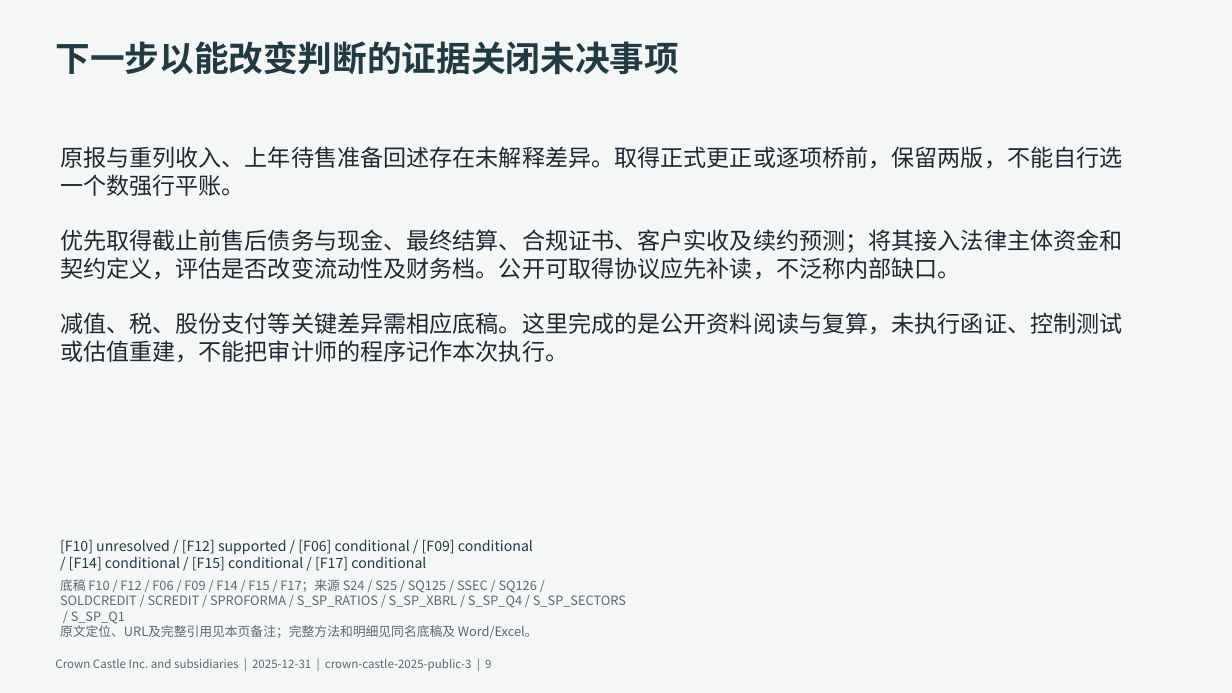
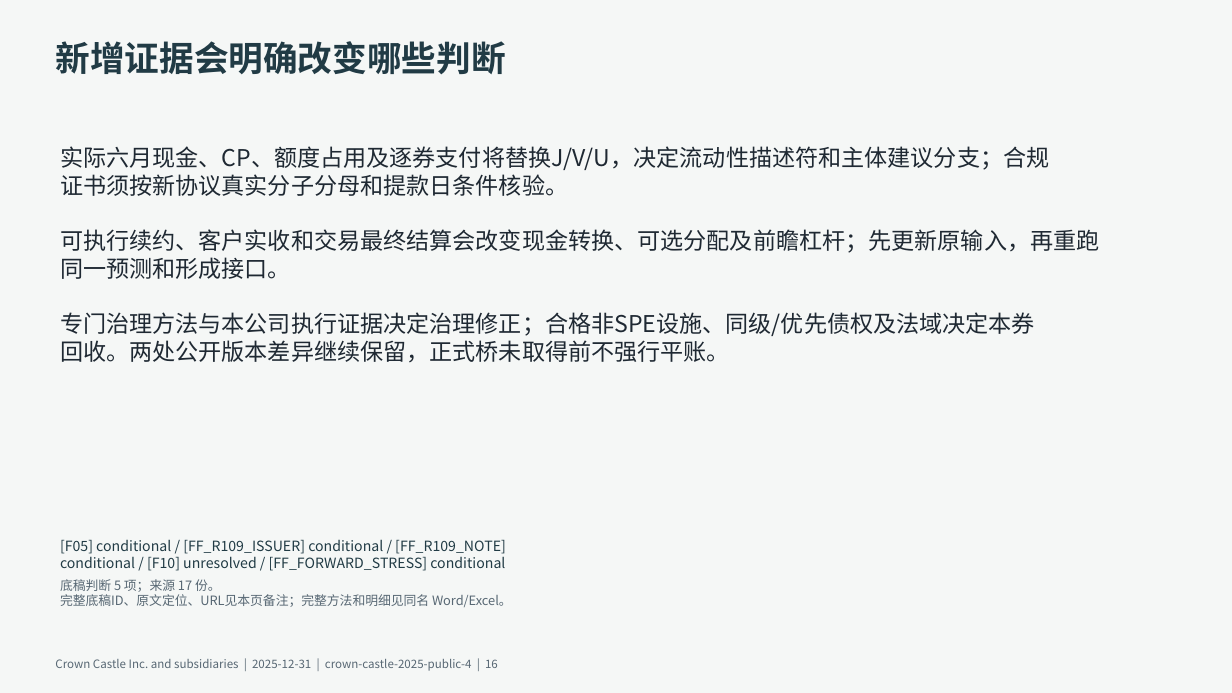
Before and after one commit to qingkongwanli0l/annual-report-analysis, a slide deck: slide 16 of examples/crown-castle-2025/deliverables/presentation.pptx (slide 9 before the commit). Drawn at 1232x693 pixels with LibreOffice and Linux fonts; fonts in the diff are those of the drawing. Boxes give left, top, right and bottom in pixels: in the first picture for what was removed or moved away, otherwise in the second. Text is boxed around its words. In the diff, an @@ line names an element or a change of style, - is before the commit and + after.

Commit message:
Complete Crown conditional credit case and recovery guidance

```diff
--- a/examples/crown-castle-2025/deliverables/presentation.pptx
+++ b/examples/crown-castle-2025/deliverables/presentation.pptx
@@ text at (55,41,505,74): text changed @@
-下一步以能改变判断的证据关闭未决事项
+新增证据会明确改变哪些判断
@@ text at (60,146,1099,363): text changed @@
-原报与重列收入、上年待售准备回述存在未解释差异。取得正式更正或逐项桥前，保留两版，不能自行选
-一个数强行平账。
-优先取得截止前售后债务与现金、最终结算、合规证书、客户实收及续约预测；将其接入法律主体资金和
-契约定义，评估是否改变流动性及财务档。公开可取得协议应先补读，不泛称内部缺口。
-减值、税、股份支付等关键差异需相应底稿。这里完成的是公开资料阅读与复算，未执行函证、控制测试
-或估值重建，不能把审计师的程序记作本次执行。
+实际六月现金、CP、额度占用及逐券支付将替换J/V/U，决定流动性描述符和主体建议分支；合规
+证书须按新协议真实分子分母和提款日条件核验。
+可执行续约、客户实收和交易最终结算会改变现金转换、可选分配及前瞻杠杆；先更新原输入，再重跑
+同一预测和形成接口。
+专门治理方法与本公司执行证据决定治理修正；合格非SPE设施、同级/优先债权及法域决定本券
+回收。两处公开版本差异继续保留，正式桥未取得前不强行平账。
@@ text at (60,539,506,571): text changed @@
-[F10] unresolved / [F12] supported / [F06] conditional / [F09] conditional
-/ [F14] conditional / [F15] conditional / [F17] conditional
+[F05] conditional / [FF_R109_ISSUER] conditional / [FF_R109_NOTE]
+conditional / [F10] unresolved / [FF_FORWARD_STRESS] conditional
@@ text at (60,579,512,607): text changed @@
-底稿 F10 / F12 / F06 / F09 / F14 / F15 / F17；来源 S24 / S25 / SQ125 / SSEC / SQ126 /
-SOLDCREDIT / SCREDIT / SPROFORMA / S_SP_RATIOS / S_SP_XBRL / S_SP_Q4 / S_SP_SECTORS
-/ S_SP_Q1
-原文定位、URL及完整引用见本页备注；完整方法和明细见同名底稿及 Word/Excel。
+底稿判断 5 项；来源 17 份。
+完整底稿ID、原文定位、URL见本页备注；完整方法和明细见同名 Word/Excel。
@@ text at (55,659,498,671): text changed @@
-Crown Castle Inc. and subsidiaries | 2025-12-31 | crown-castle-2025-public-3 | 9
+Crown Castle Inc. and subsidiaries | 2025-12-31 | crown-castle-2025-public-4 | 16
```
Also in this commit, not shown: 7 other slides changed, 8 slides added, 1 slide removed, 11 other files.
